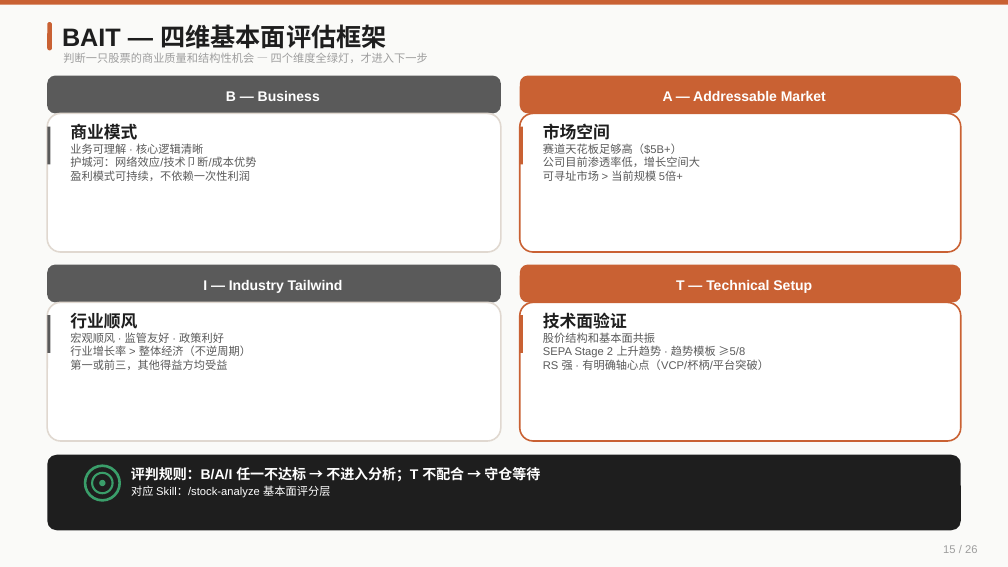
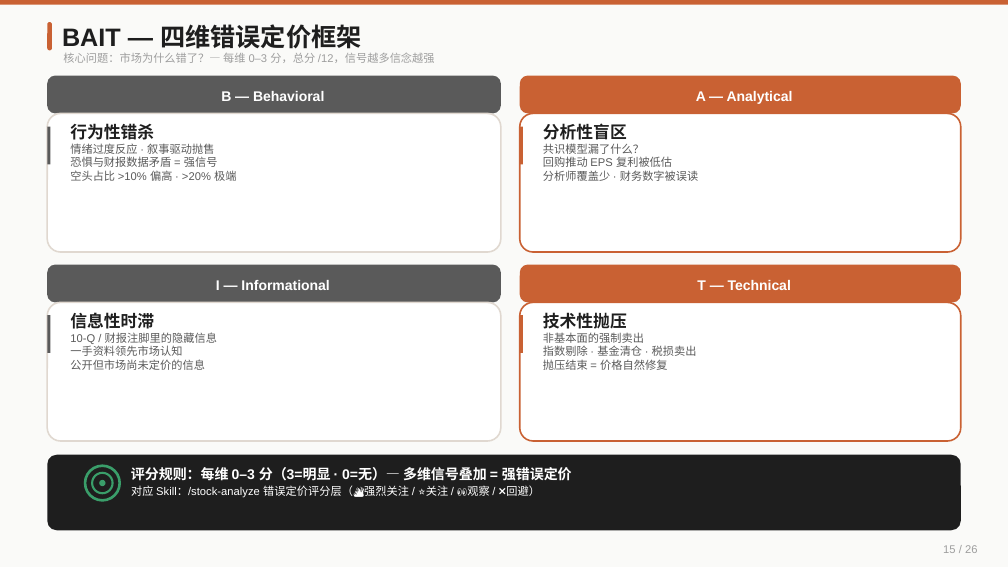
Before and after one commit to austinxyz/course-portal, a slide deck: slide 15 of dl/claude_course_s4.pptx. Drawn at 1008x567 pixels with LibreOffice and Linux fonts; fonts in the diff are those of the drawing. Boxes give left, top, right and bottom in pixels: in the first picture for what was removed or moved away, otherwise in the second. Text is boxed around its words. In the diff, an @@ line names an element or a change of style, - is before the commit and + after.

```diff
--- a/dl/claude_course_s4.pptx
+++ b/dl/claude_course_s4.pptx
@@ text at (62, 24, 362, 49): text changed @@
-BAIT — 四维基本面评估框架
+BAIT — 四维错误定价框架
@@ text at (63, 53, 435, 63): text changed @@
-判断一只股票的商业质量和结构性机会 — 四个维度全绿灯，才进入下一步
+核心问题：市场为什么错了？— 每维 0–3 分，总分 /12，信号越多信念越强
@@ text at (221, 91, 324, 101): text changed @@
-B — Business
+B — Behavioral
@@ text at (696, 91, 793, 104): text changed @@
-A — Addressable Market
+A — Analytical
@@ text at (70, 123, 236, 181): text changed @@
-商业模式
-业务可理解 · 核心逻辑清晰
-护城河：网络效应/技术卩断/成本优势
-盈利模式可持续，不依赖一次性利润
+行为性错杀
+情绪过度反应 · 叙事驱动抛售
+恐惧与财报数据矛盾 = 强信号
+空头占比 >10% 偏高 · >20% 极端
@@ text at (543, 123, 699, 181): text changed @@
-市场空间
-赛道天花板足够高（$5B+）
-公司目前渗透率低，增长空间大
-可寻址市场 > 当前规模 5倍+
+分析性盲区
+共识模型漏了什么？
+回购推动 EPS 复利被低估
+分析师覆盖少 · 财务数字被误读
@@ text at (216, 280, 329, 290): text changed @@
-I — Industry Tailwind
+I — Informational
@@ text at (697, 280, 791, 290): text changed @@
-T — Technical Setup
+T — Technical
@@ text at (70, 312, 217, 370): text changed @@
-行业顺风
-宏观顺风 · 监管友好 · 政策利好
-行业增长率 > 整体经济（不逆周期）
-第一或前三，其他得益方均受益
+信息性时滞
+10-Q / 财报注脚里的隐藏信息
+一手资料领先市场认知
+公开但市场尚未定价的信息
@@ text at (543, 312, 697, 370): text changed @@
-技术面验证
-股价结构和基本面共振
-SEPA Stage 2 上升趋势 · 趋势模板 ≥5/8
-RS 强 · 有明确轴心点（VCP/杯柄/平台突破）
+技术性抛压
+非基本面的强制卖出
+指数剔除 · 基金清仓 · 税损卖出
+抛压结束 = 价格自然修复
@@ text at (131, 467, 572, 481): text changed @@
-评判规则：B/A/I 任一不达标 → 不进入分析；T 不配合 → 守仓等待
+评分规则：每维 0–3 分（3=明显 · 0=无）— 多维信号叠加 = 强错误定价
@@ text at (131, 485, 540, 498): text changed @@
-对应 Skill：/stock-analyze 基本面评分层
+对应 Skill：/stock-analyze 错误定价评分层（🔥强烈关注 / ⭐关注 / 👀观察 / ❌回避）
```
Also in this commit, not shown: 2 other slides changed, 5 other files.
